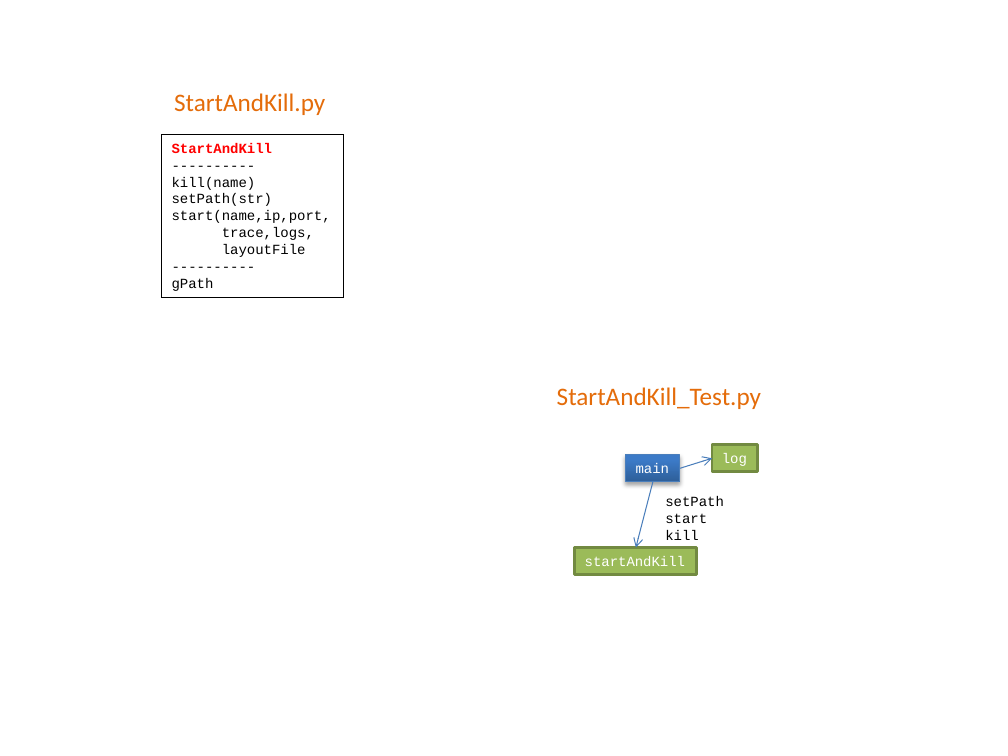
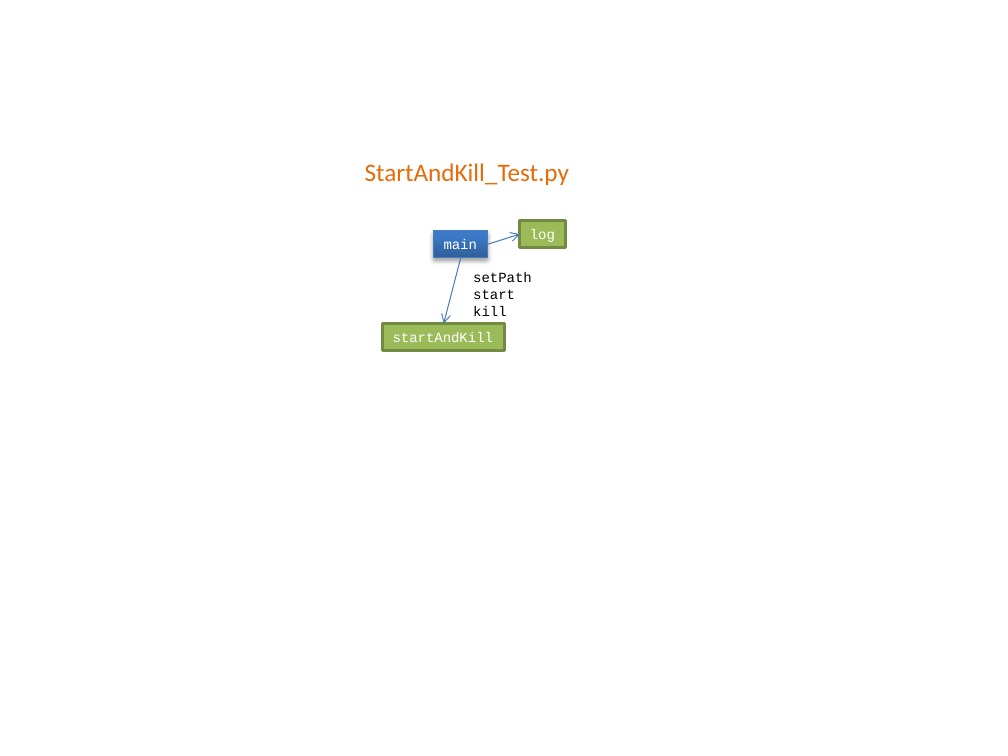
Before and after one commit to mlozborne/motin, a slide deck: slide 4 of Scripting/ScriptingDocumenation/DesignDiagrams.pptx. Drawn at 1008x756 pixels with LibreOffice and Linux fonts; fonts in the diff are those of the drawing. Boxes give left, top, right and bottom in pixels: in the first picture for what was removed or moved away, otherwise in the second. Text is boxed around its words. In the diff, an @@ line names an element or a change of style, - is before the commit and + after.

```diff
--- a/Scripting/ScriptingDocumenation/DesignDiagrams.pptx
+++ b/Scripting/ScriptingDocumenation/DesignDiagrams.pptx
@@ text removed at bbox=[174, 93, 325, 115] @@
-StartAndKill.py
@@ rectangle removed at bbox=[161, 135, 343, 298] @@
-StartAndKill
-----------
-kill(name)
-setPath(str)
-start(name,ip,port,
-trace,logs,
-layoutFile
-----------
-gPath
@@ rectangle "main": place and size @@
-rectangle "main" at bbox=[626, 455, 680, 482]
+rectangle "main" at bbox=[433, 231, 488, 258]
@@ 2 texts, 2 rectangles, 2 arrows: place and size @@
-2 texts, 2 rectangles, 2 arrows at bbox=[557, 387, 761, 575]
+2 texts, 2 rectangles, 2 arrows at bbox=[365, 163, 569, 351]
```
Also in this commit, not shown: 5 other slides changed, 2 slides removed, 1 other file.
